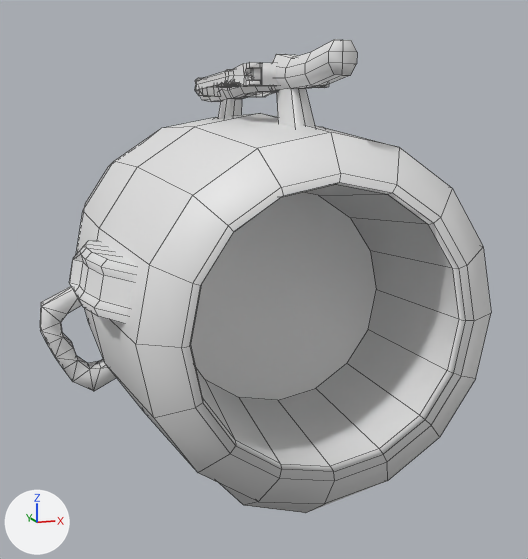
Two versions of the Blender file items/jetter.blend, one commit apart.
Both versions are drawn from a 50 mm camera at (-1.49, -4.92, 0.98) aimed at (0.35, 0.59, -0.16). Lighting does not change. The marker at lower left points along +X, +Y and +Z. Mesh edges are drawn as thin lines.

Objects in the first picture: 'jetter'.
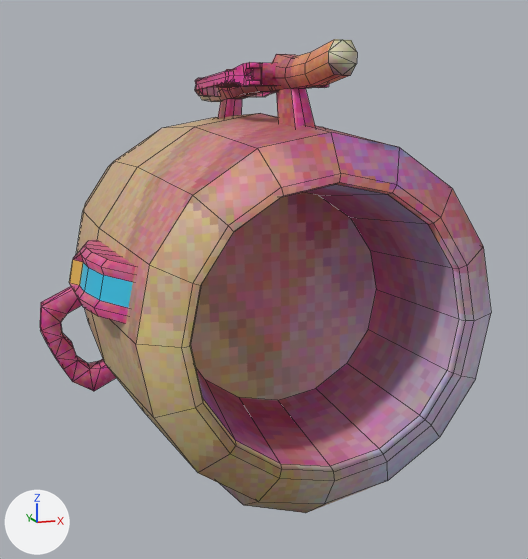
Changed parts and their boxes [x1, y1, x2, y2] in the pictures (528 x 559 px; the box of a moved part takes in the faces that stretch with it):
part 1 of me_cylinder, moved or reshaped: [328, 39, 357, 75] in both
part 2 of me_cylinder, recoloured: [40, 40, 491, 513] in both
part 3 of me_cylinder, recoloured (grey to orange): [69, 260, 83, 286] in both
part 4 of me_cylinder, recoloured (grey to cyan): [80, 262, 133, 308] in both

Patch to the scene script:
```diff
--- a/items/jetter.blend.py
+++ b/items/jetter.blend.py
@@ img_jet_tex_ase @@
+img_jet_tex_ase = load_image('jet_tex.ase', '_unpacked/jet_tex.ase', 256, 256, 'sRGB')
@@ mat_material @@
+mat_material = principled_material('Material')
+mat_material.texture = img_jet_tex_ase
@@ mat_screen_flasher @@
+mat_screen_flasher = principled_material('screen_flasher')
+mat_screen_flasher.base_color = (0.8, 0.455, 0.0894)  # orange #e7b454
@@ mat_screen_fader @@
+mat_screen_fader = principled_material('screen_fader')
+mat_screen_fader.base_color = (0.0377, 0.549, 0.8)  # cyan #37c4e7
@@ me_cylinder @@
 # used by ob_jetter; location = (0.0, 0.0, 0.0)
-me_cylinder.from_pydata(...)  # 859 vertices, 1012 faces; spans x -1.39..1.39, y -1.64..3.17, z -1.35..1.57
+me_cylinder.from_pydata(...)  # 854 vertices, 998 faces; spans x -1.39..1.39, y -1.64..3.17, z -1.35..1.44
+# me_cylinder part 1
+# 2 vertices are removed from x 0.0, y -1.63, z 1.32..1.37
+# 6 faces are deleted
+# 8 new faces join them, mat_material (picture img_jet_tex_ase)
+# me_cylinder part 2: 974 faces spanning x -1.39..1.39, y -1.64..3.17, z -1.35..1.44 switch from no material to mat_material (picture img_jet_tex_ase)
+# me_cylinder part 3: 3 faces spanning x -1.25..-1.16, y -0.84..-0.67, z 0.17..0.31 switch from no material to mat_screen_flasher (orange #e7b454)
+# me_cylinder part 4: 5 faces spanning x -1.2..-0.96, y -1.3..-0.36, z 0.13..0.3 switch from no material to mat_screen_fader (cyan #37c4e7)
```
